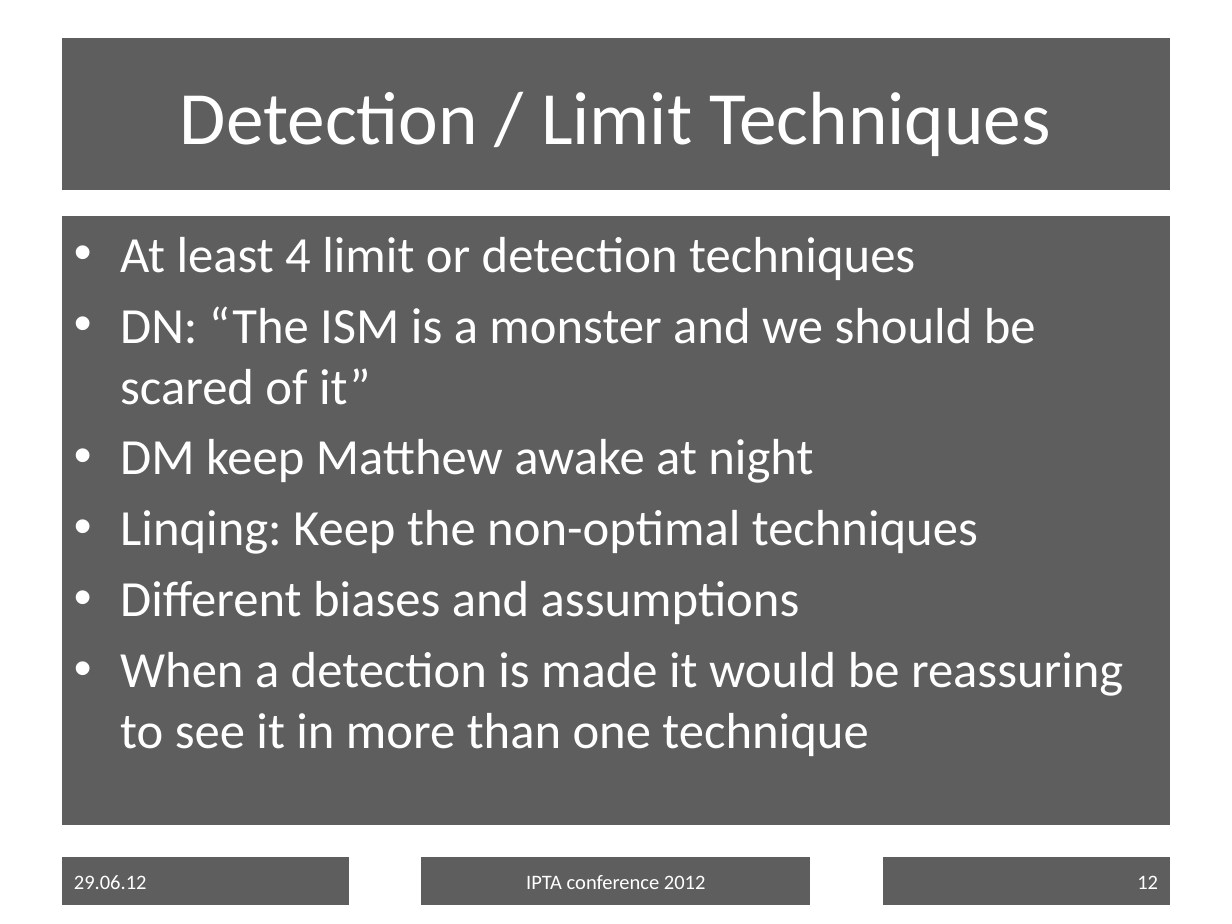
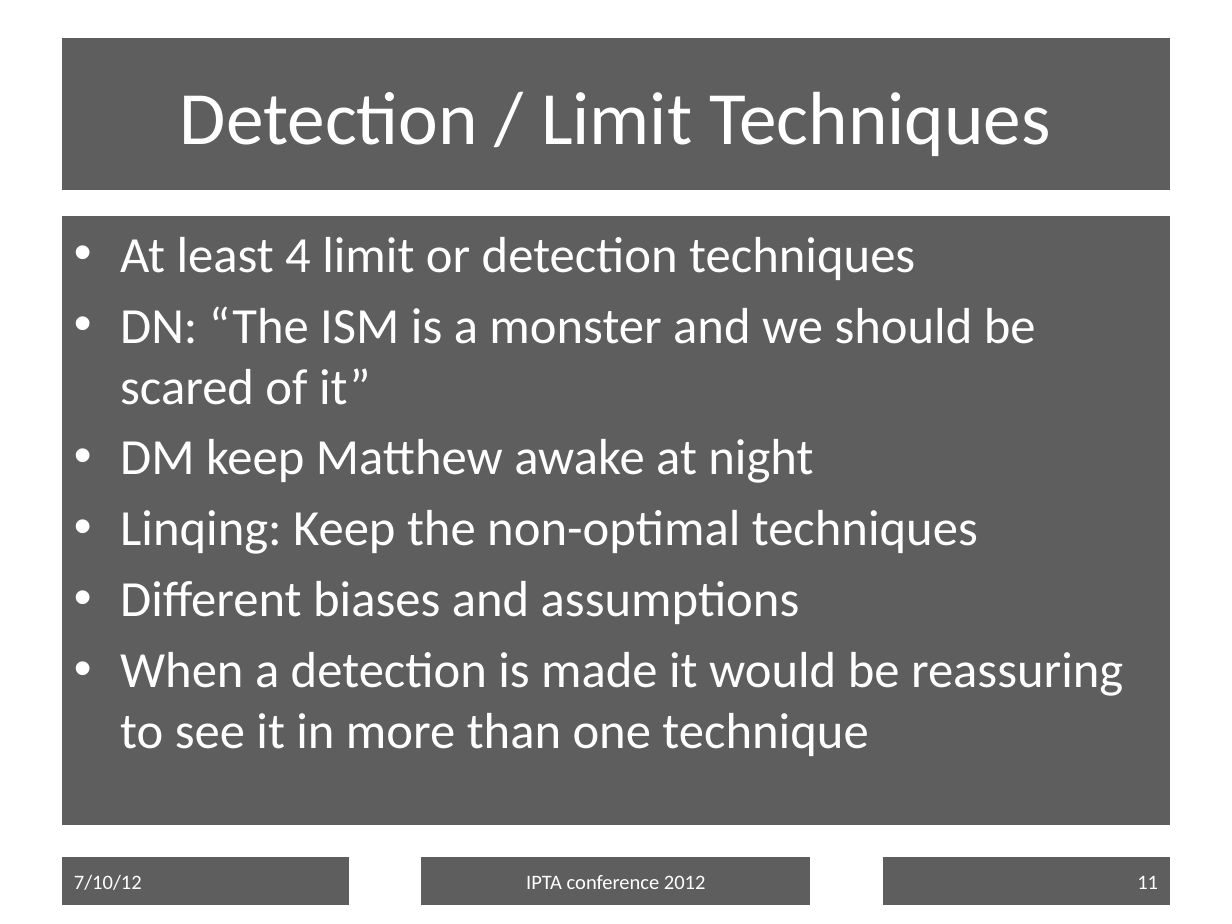
Before and after one commit to ipta/ipta-2012-science-week, a slide deck: slide 11 of 58_champion_science_ipta2012.pptx (slide 12 before the commit). Drawn at 1232x924 pixels with LibreOffice and Linux fonts; fonts in the diff are those of the drawing; background and template pictures are left out. Boxes give left, top, right and bottom in pixels: in the first picture for what was removed or moved away, otherwise in the second. Text is boxed around its words. In the diff, an @@ line names an element or a change of style, - is before the commit and + after.

```diff
--- a/58_champion_science_ipta2012.pptx
+++ b/58_champion_science_ipta2012.pptx
@@ text in rectangle at (x1=74, y1=875, x2=142, y2=890): text changed @@
-29.06.12
+7/10/12
@@ page number at (x1=1137, y1=876, x2=1158, y2=889): text changed @@
-12
+11
```
Also in this commit, not shown: 15 other slides changed, 4 slides removed, 1 other file.
